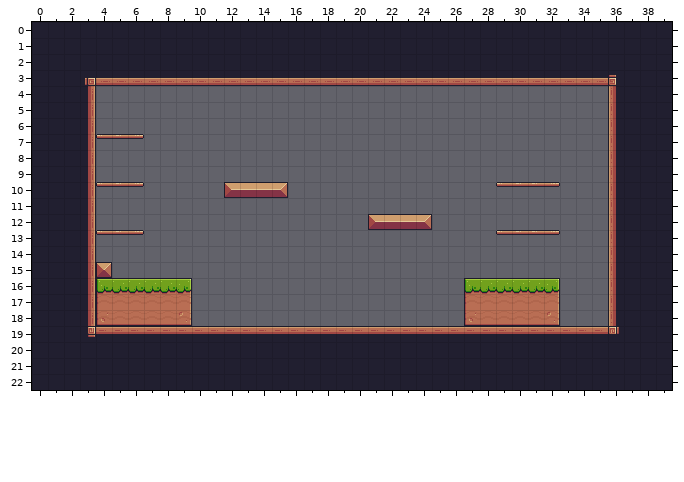
An edit to a level. Tiled map, assets/tiles/Level-01.tmx. Above, as it was before the edit.
Cells are 16x16 px. Shown: x 0..39, y 0..22.
New version:
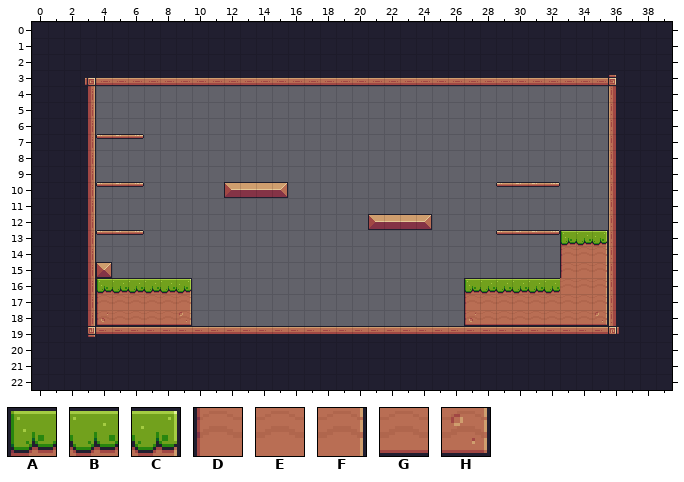
Key: from "Pixel Adventure": A 6, B 7, C 8, D 28, E 29, F 30, G 51, H 52.
_ is an empty cell.
Changes in this commit:
Layer "Background":
y 13: x 33..35 ___ -> ABC
y 14..15: x 33..35 ___ -> DEF
y 16: x 32..35 C___ -> BEEF
y 17: x 32..35 F___ -> EEEF
y 18: x 32..35 H___ -> GGGH
Where, in picture pixels (left, top, right, bottom), the same in both pictures:
changed: (545, 230, 608, 326)
